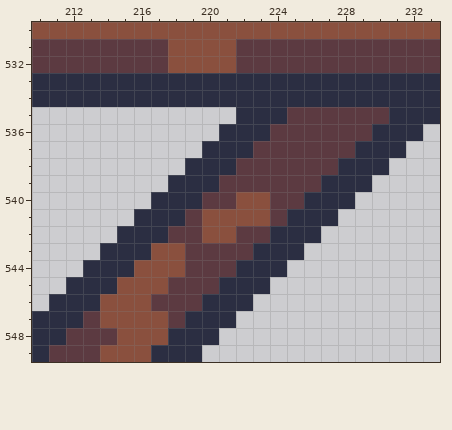
A pixel-art file gets an edit: res/img/towntiles.aseprite. The picture above is the old version.
1024x1024 pixels, 1 frame. Colours within 5 levels of each other are drawn and written as one. Shown: x 210..233, y 530..549. The commit also changed other parts of the picture, which this record leaves out.
New version:
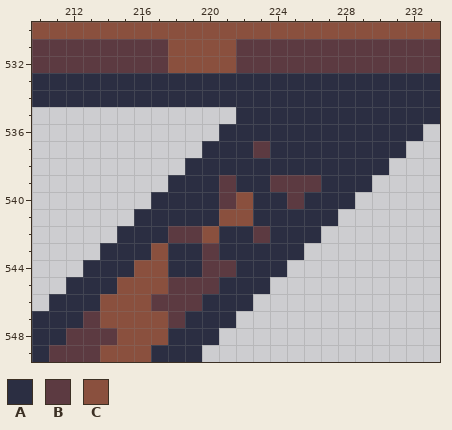
Palette (. is transparent): A #2b2e42  B #5c3a41  C #8a503e
What changed:
Layer "Layer 2":
Colour B becomes colour A in row 535 at x 225 to 230; in row 536 at x 224 to 229; in row 537 at x 224 to 228; in row 538 at x 222 to 227; in row 539 at x 222 to 223; in row 540 at x 220 and 224.
Colour B becomes colour A in row 541 at x 219 and 224; in row 542 at x 222; in row 543 at x 219 and 221 to 222; in row 544 at x 219.
Colour C becomes colour A in row 540 at x 223; in row 541 at x 220 and 223; in row 542 at x 221; in rows 543 to 544 at x 218.
